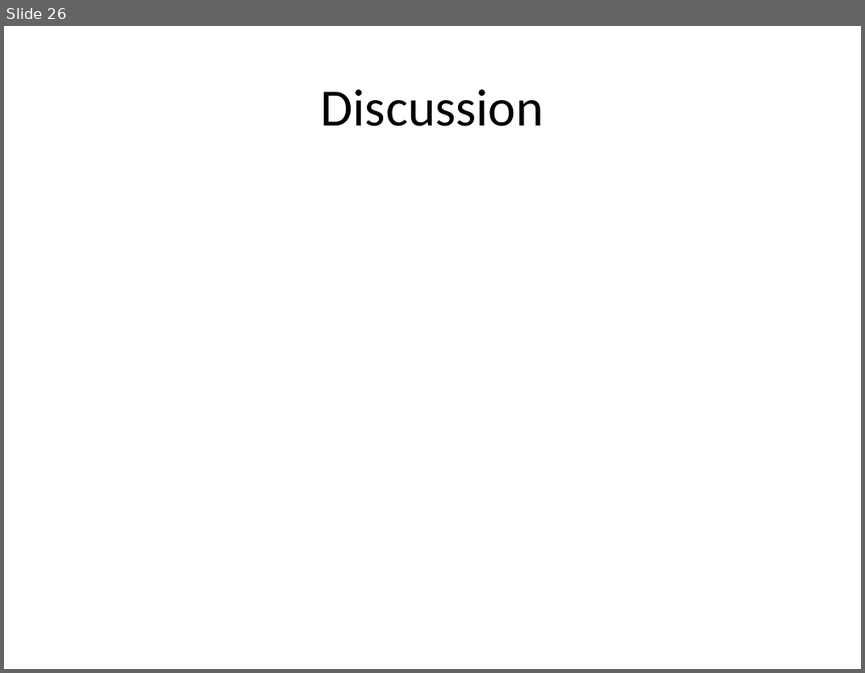
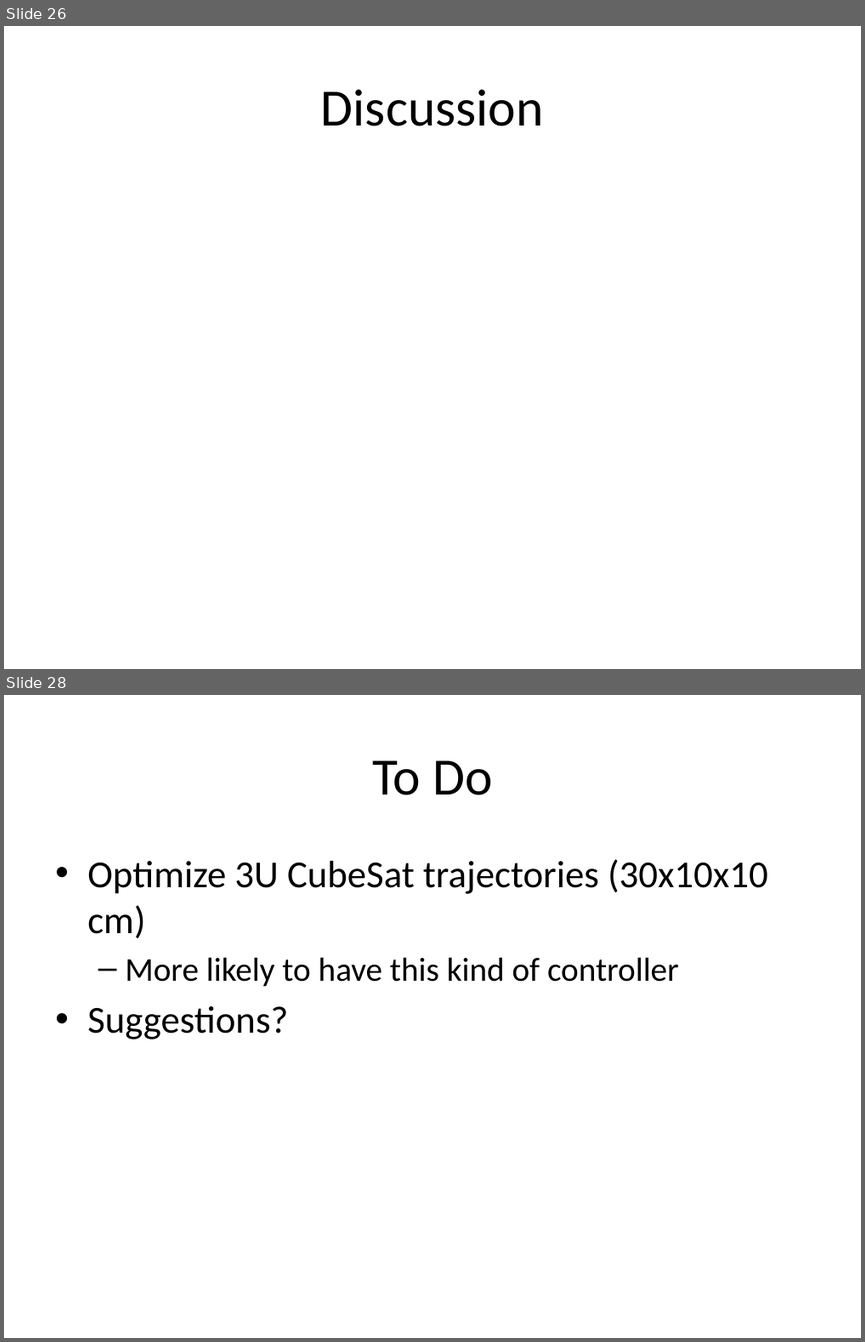
Before and after one commit to drivkin/Cubesat-Optimal-Control, a slide deck: Optimizing CubeSat Attitude Control.pptx. Shown one above the other, each under a label of ours: slide 26 before the commit, slides 26 and 28 after it; the slides between them are not shown. The pictures are 865x673 and 865x1342 pixels, drawn with LibreOffice and Linux fonts; fonts in the diff are those of the drawing; grey boxes stand for pictures. Boxes give left, top, right and bottom in pixels: in the first picture for what was removed or moved away, otherwise in the second. Text is boxed around its words. In the diff, an @@ line names an element or a change of style, - is before the commit and + after.

```diff
--- a/Optimizing CubeSat Attitude Control.pptx
+++ b/Optimizing CubeSat Attitude Control.pptx
@@ slide 28 added at <box>4,695,861,1338</box>, background #FFFFFF @@
@@ title added at <box>372,760,492,795</box>, 44 pt, text #000000 @@
+To Do
@@ text added at <box>87,859,768,1039</box>, 32 pt, text #000000 @@
+• Optimize 3U CubeSat trajectories (30x10x10 cm)
+  – More likely to have this kind of controller
+• Suggestions?
```
Also in this commit, not shown: 1 slide changed, 1 other slide added, 1 slide removed, 25 other files.
